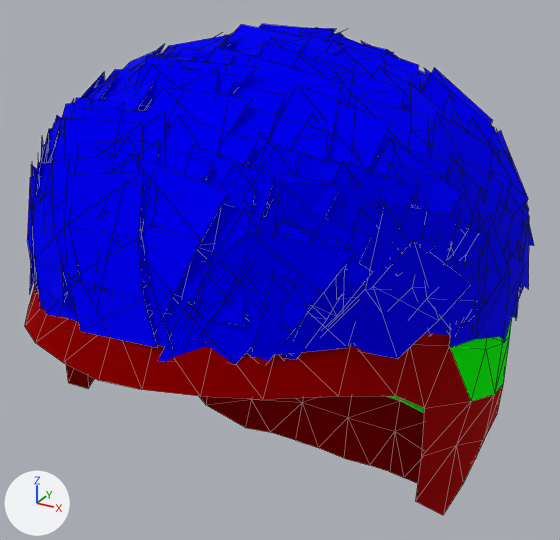
Two versions of the OBJ model Assets/Didimo/Core/Content/Deformables/Hair/hair_003/hair_003.obj, one commit apart.
Camera for both pictures: a 50 mm lens placed at (12.0, -22.2, 189.0), pointed at (-0.4, 0.4, 177.7). Arrows for +X, +Y and +Z are at lower left; the lights stay in place. Mesh edges are drawn as thin lines. Where no turn or scale is listed for an object, it has been applied to the vertices. Vertices at the same position are counted once.

The older version as bpy lines, for what is in view:
```python
me_hair_003 = bpy.data.meshes.new('hair_003')
me_hair_003.from_pydata(...)  # 1902 vertices, 1614 faces; spans x -7.9..7.9, y -9.7..9.2, z 165.8..186.4
# faces by material slot: [57, 1052, 110, 395]
me_hair_003.materials.append(mat_hair_inner_cap_guard)  # black #000000
me_hair_003.materials.append(mat_hair_outer_cards_one)  # blue #0000ff
me_hair_003.materials.append(mat_hair_inner_cap_alpha)  # red #bc0000
me_hair_003.materials.append(mat_hair_inner_cap)  # green #00ff00
ob_hair_003 = bpy.data.objects.new('hair_003', me_hair_003)
ob_hair_003.location = (0.0, 0.0, 0.0)
```
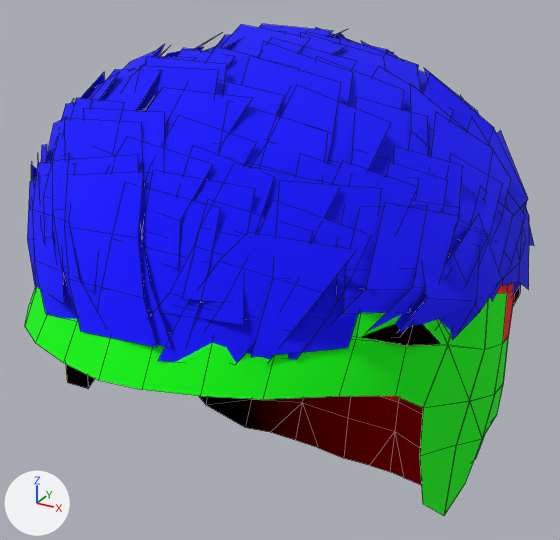
What differs and where, as boxes [x1, y1, x2, y2] in the pictures (560 x 540 px; the box of a moved part takes in the faces that stretch with it):
part 1 of me_hair_003, deleted (blue)
    before: [42, 27, 529, 359]
part 2 of me_hair_003, moved or reshaped
    before: [25, 46, 525, 515]
    after: [25, 283, 515, 515]
part 3 of me_hair_003, recoloured
    both: [199, 396, 404, 478]
part 4 of me_hair_003, recoloured (green)
    before: [449, 346, 486, 400]

Diff of the bpy script that builds the scene:
```diff
--- a/Assets/Didimo/Core/Content/Deformables/Hair/hair_003/hair_003.obj.py
+++ b/Assets/Didimo/Core/Content/Deformables/Hair/hair_003/hair_003.obj.py
@@ mat_hair_outer @@
+mat_hair_outer = principled_material('hair_outer')
+mat_hair_outer.base_color = (0.0, 0.0, 1.0)  # blue #0000ff
+mat_hair_outer.roughness = 1.0
@@ mat_hair_inner_fringe @@
+mat_hair_inner_fringe = principled_material('hair_inner_fringe')
+mat_hair_inner_fringe.base_color = (0.0, 1.0, 0.0)  # green #00ff00
+mat_hair_inner_fringe.roughness = 1.0
@@ mat_hair_inner @@
+mat_hair_inner = principled_material('hair_inner')
+mat_hair_inner.base_color = (1.0, 0.0, 0.0)  # red #ff0000
+mat_hair_inner.roughness = 1.0
@@ me_hair_003 @@
 # used by ob_hair_003; location = (0.0, 0.0, 0.0)
-me_hair_003.from_pydata(...)  # 1902 vertices, 1614 faces; spans x -7.9..7.9, y -9.7..9.2, z 165.8..186.4
-me_hair_003.materials.append(mat_hair_inner_cap_guard)  # black #000000
-me_hair_003.materials.append(mat_hair_outer_cards_one)  # blue #0000ff
+me_hair_003.from_pydata(...)  # 1569 vertices, 761 faces; spans x -7.9..7.9, y -9.7..9.2, z 165.8..186.4
+# me_hair_003 part 1: 47 loose pieces with 282 vertices, spanning x -7.6..7.7, y -8.8..9.1, z 173.0..186.2, are deleted
+# me_hair_003 part 2: 9 vertices moved within x -7.6..7.7, y -7.4..7.6, z 170.9..184.6; 224 vertices removed from x -7.8..7.9, y -9.1..8.3, z 169.4..185.8; 179 vertices added at x -7.9..7.8, y -8.5..7.3, z 169.4..184.8
+# me_hair_003 part 3: 8 faces spanning x -6.9..6.9, y 2.5..6.2, z 165.9..170.7 switch from mat_hair_inner_cap_alpha (red #bc0000) to mat_hair_inner (red #ff0000)
+# me_hair_003 part 4: 11 faces spanning x -4.7..7.6, y -3.3..8.1, z 176.0..185.5 switch from mat_hair_inner_cap (green #00ff00) to mat_hair_inner (red #ff0000)
+# me_hair_003 part 5: the surface is now shaded smooth
+me_hair_003.materials.append(mat_hair_outer)  # blue #0000ff
+me_hair_003.materials.append(mat_hair_inner_fringe)  # green #00ff00
```
